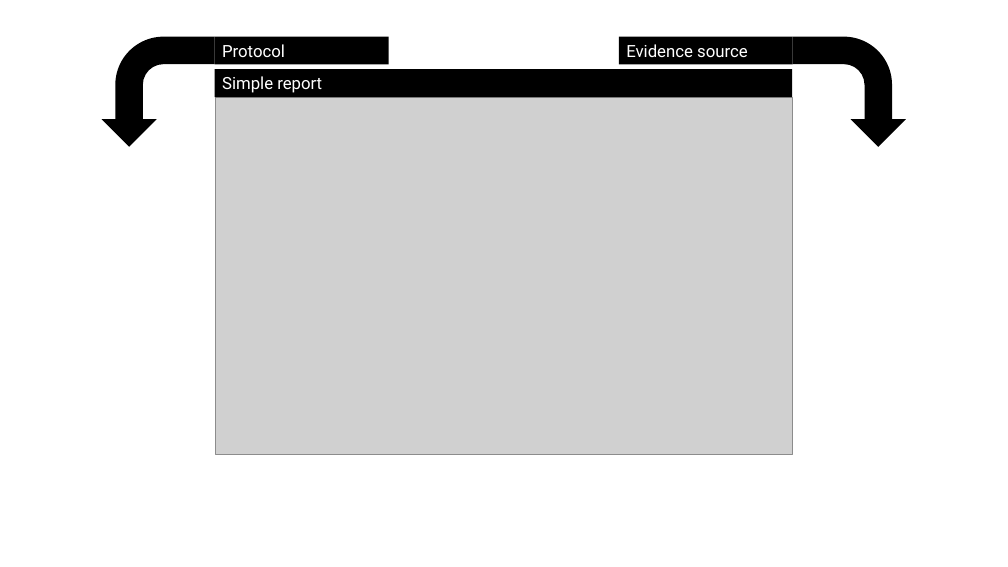
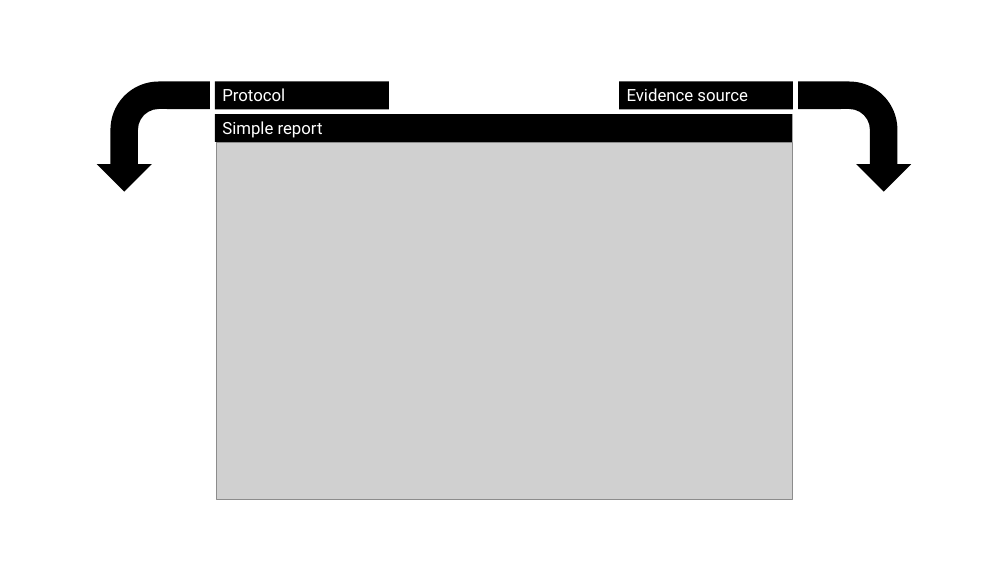
Before and after one commit to DylanLawless/DylanLawless.github.io, a slide deck: slide 11 of pages/usage_examples/uses_pitch.pptx. Drawn at 1008x567 pixels with LibreOffice and Linux fonts; fonts in the diff are those of the drawing; grey boxes stand for pictures. Boxes give left, top, right and bottom in pixels: in the first picture for what was removed or moved away, otherwise in the second. Text is boxed around its words. In the diff, an @@ line names an element or a change of style, - is before the commit and + after.

```diff
--- a/pages/usage_examples/uses_pitch.pptx
+++ b/pages/usage_examples/uses_pitch.pptx
@@ bent arrow: place and size @@
-bent arrow at (101, 37, 215, 147)
+bent arrow at (97, 82, 210, 192)
@@ 3 rectangles, 1 picture: place and size @@
-3 rectangles, 1 picture at (215, 36, 793, 454)
+3 rectangles, 1 picture at (215, 82, 793, 499)
@@ bent arrow: place and size @@
-bent arrow at (793, 37, 907, 147)
+bent arrow at (799, 82, 912, 192)
```
Also in this commit, not shown: 5 other slides changed, 1 slide added, 3 other files.
